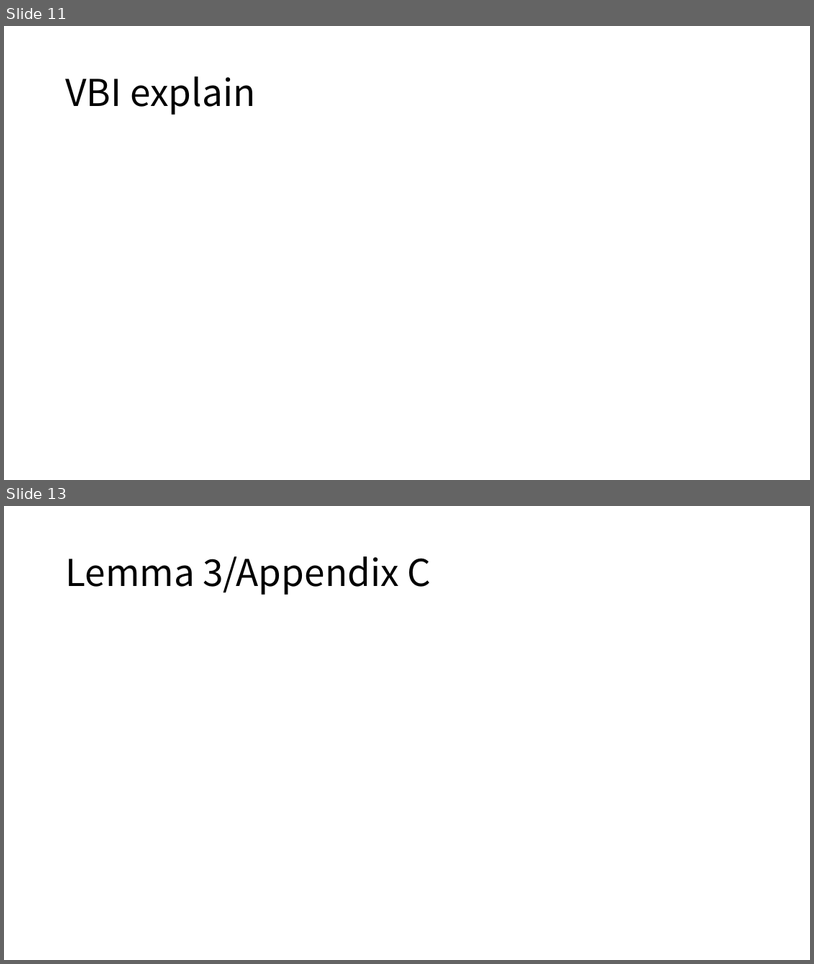
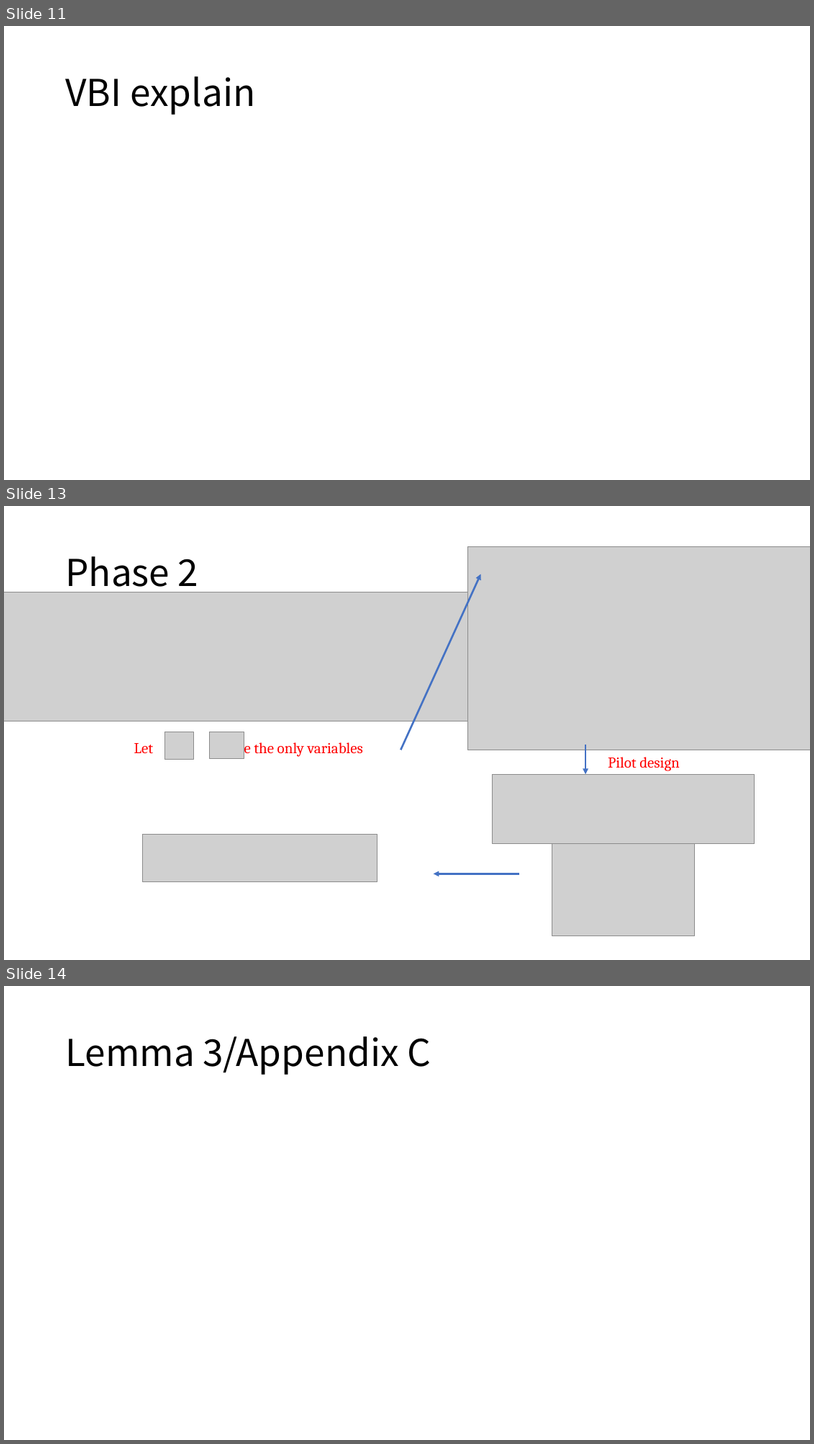
Before and after one commit to Brook1711/RIS-Angular-Domain, a slide deck: doc/RIS-angular-domain组会汇报.pptx. Shown one above the other, each under a label of ours: slides 11 and 13 before the commit, slides 11, 13 and 14 after it; the slides between them are not shown. The pictures are 814x964 and 814x1444 pixels, drawn with LibreOffice and Linux fonts; fonts in the diff are those of the drawing; grey boxes stand for pictures. Boxes give left, top, right and bottom in pixels: in the first picture for what was removed or moved away, otherwise in the second. Text is boxed around its words. In the diff, an @@ line names an element or a change of style, - is before the commit and + after.

```diff
--- a/doc/RIS-angular-domain组会汇报.pptx
+++ b/doc/RIS-angular-domain组会汇报.pptx
@@ slide 13 added at [4, 506, 810, 960], background #FFFFFF @@
@@ picture added at [468, 546, 810, 750] @@
@@ title added at [65, 556, 198, 595], 44 pt, text #000000 @@
+Phase 2
@@ picture added at [4, 592, 481, 720] @@
@@ arrow added from (401, 750) to (481, 574), #4472C4 2.25 pt @@
@@ text added at [134, 739, 363, 757], 18 pt, text #FF0000 @@
+Let be the only variables
@@ picture added at [165, 731, 195, 758] @@
@@ picture added at [210, 731, 244, 758] @@
@@ arrow added from (586, 744) to (586, 774), #4472C4 2.25 pt @@
@@ text added at [608, 757, 680, 771], 18 pt, text #FF0000 @@
+Pilot design
@@ picture added at [492, 774, 755, 844] @@
@@ picture added at [143, 834, 378, 882] @@
@@ picture added at [552, 844, 695, 936] @@
@@ arrow added from (520, 874) to (434, 874), #4472C4 2.25 pt @@
@@ what was slide 13 is now slide 14 @@
```
Also in this commit, not shown: 2 other slides added, 2 slides removed, 1 other file.
